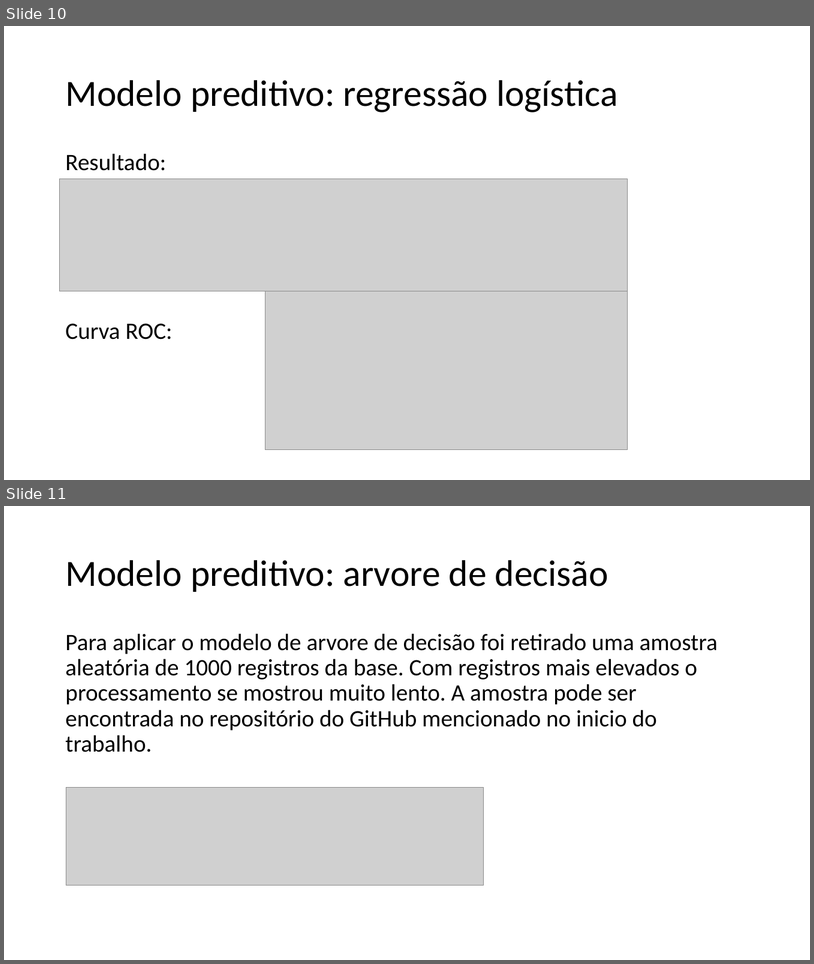
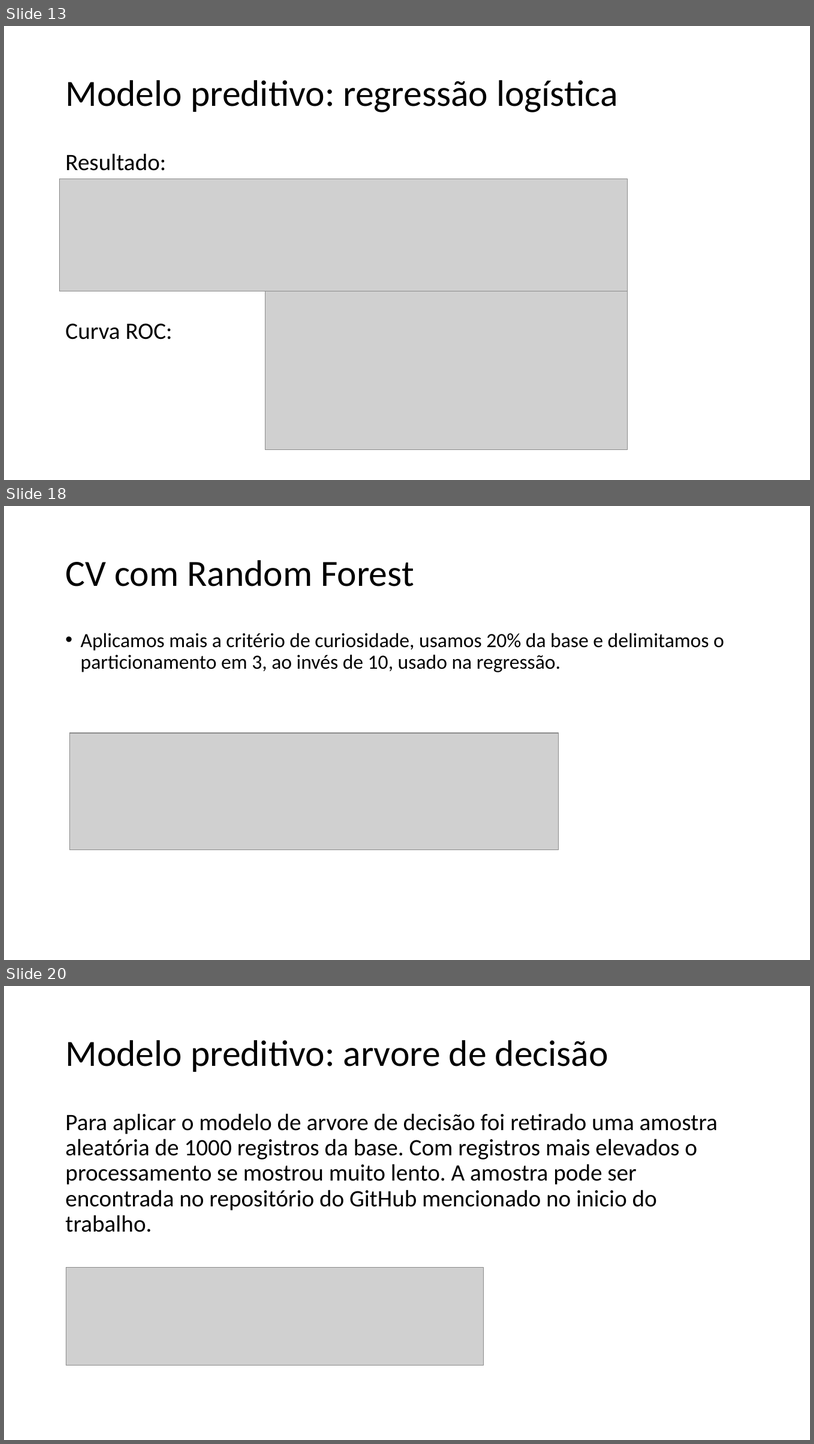
Before and after one commit to padovese/academic-projects, a slide deck: regressao/apresentacao.pptx. Shown one above the other, each under a label of ours: slides 10 and 11 before the commit, slides 13, 18 and 20 after it; the slides between them are not shown. The pictures are 814x964 and 814x1444 pixels, drawn with LibreOffice and Linux fonts; fonts in the diff are those of the drawing; grey boxes stand for pictures. Boxes give left, top, right and bottom in pixels: in the first picture for what was removed or moved away, otherwise in the second. Text is boxed around its words. In the diff, an @@ line names an element or a change of style, - is before the commit and + after.

```diff
--- a/regressao/apresentacao.pptx
+++ b/regressao/apresentacao.pptx
@@ slide 18 added at (4,506,810,960), background #FFFFFF @@
@@ title added at (65,560,414,586), 44 pt, text #000000 @@
+CV com Random Forest
@@ text added at (81,633,725,672), 24 pt, text #000000 @@
+• Aplicamos mais a critério de curiosidade, usamos 20% da base e delimitamos o particionamento em 3, ao invés de 10, usado na regressão.
@@ picture added at (70,733,559,850) @@
@@ what was slide 10 is now slide 13 @@
@@ what was slide 11 is now slide 20 @@
```
Also in this commit, not shown: 1 slide changed, 10 other slides added.
